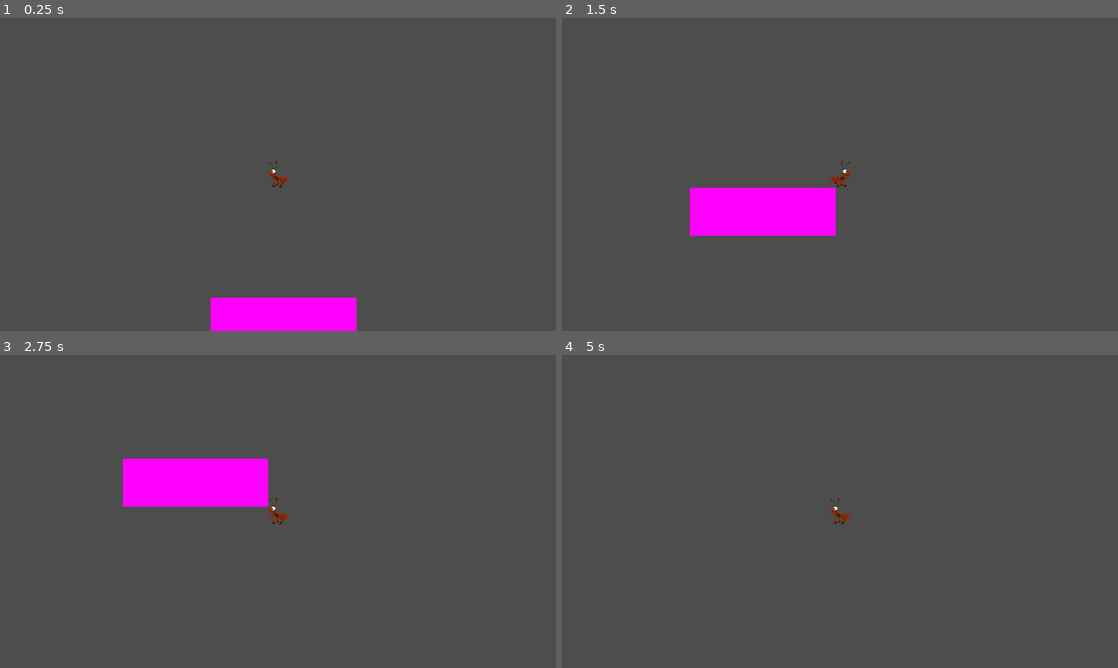
Above: before the commit, frames 1-4 (two rows, left to right).
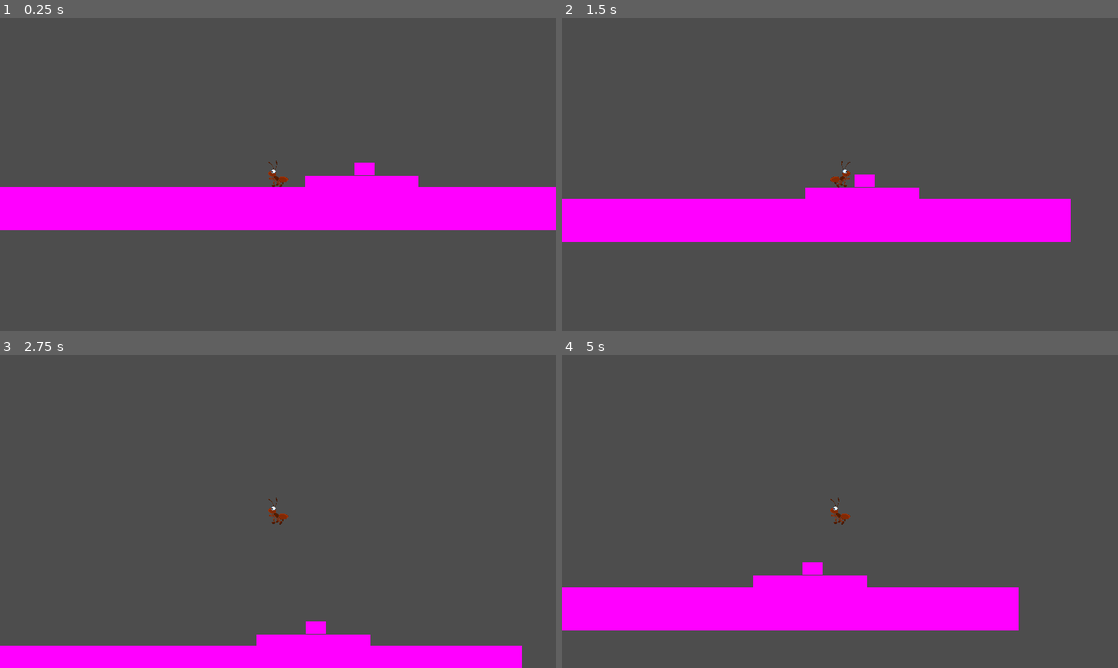
Above: after the commit, the same moments.

Repository: Couleslaw/Mycelium-Dominion-Antfall
Game: Godot game, scene res://Scenes/jumpking/jumpking.tscn
Two runs of this game, one before a commit and one after it. Both use one fixed random seed, a clock stepped at 60 frames per second and the inputs below. The project has no main scene, so this scene is started directly.
Inputs:
- Up to frame 1 (0.25 s): no input
- Up to frame 2 (1.5 s): hold Right (ui_right) from 0.53 s (still down); tap Up (ui_up) at 0.77 s
- Up to frame 3 (2.75 s): tap Up (ui_up) at 1.52 s; release Right (ui_right) at 2.03 s; hold Left (ui_left) from 2.03 s (still down)
- Up to frame 4 (5 s): release Left (ui_left) at 2.78 s; hold Right (ui_right) 2.78-4.28 s; tap Up (ui_up) at 3.02, 3.77, 4.52 s; hold Left (ui_left) from 4.28 s (still down)

The runs differ from the first frame. In frame 1, 17% of the frame differs, in the area x 0-100%, y 46-100%; in frame 2, 11%; in frame 3, 12%; in frame 4, 12%.

Commit message:
add jumper

Diff:
--- a/game-files/Scenes/jumpking/ant.gd
+++ b/game-files/Scenes/jumpking/ant.gd
@@ -2,7 +2,7 @@
 
 
 const SPEED = 300.0
-const JUMP_VELOCITY = -400.0
+const JUMP_VELOCITY = -300.0
 @onready var sprite = $AnimatedSprite2D
 
 # Get the gravity from the project settings to be synced with RigidBody nodes.
@@ -18,6 +18,8 @@
 	if Input.is_action_just_pressed("ui_up") and is_on_floor():
 		velocity.y = JUMP_VELOCITY
 
+
+
 	# Get the input direction and handle the movement/deceleration.
 	# As good practice, you should replace UI actions with custom gameplay actions.
 	var direction = Input.get_axis("ui_left", "ui_right")
@@ -31,3 +33,6 @@
 		velocity.x = move_toward(velocity.x, 0, SPEED)
 
 	move_and_slide()
+
+func catapult():
+	velocity.y = JUMP_VELOCITY*3
--- a/game-files/Scenes/jumpking/ant.tscn
+++ b/game-files/Scenes/jumpking/ant.tscn
@@ -17,7 +17,7 @@
 "speed": 4.0
 }]
 
-[node name="CharacterBody2D" type="CharacterBody2D"]
+[node name="Player" type="CharacterBody2D"]
 script = ExtResource("1_xfgj3")
 
 [node name="CollisionShape2D" type="CollisionShape2D" parent="."]
@@ -29,6 +29,6 @@
 position = Vector2(0.999999, -0.999999)
 scale = Vector2(0.05, 0.05)
 sprite_frames = SubResource("SpriteFrames_mre8q")
-frame_progress = 0.0536914
+frame_progress = 0.267051
 
 [node name="Camera2D" type="Camera2D" parent="."]
--- /dev/null
+++ b/game-files/Scenes/jumpking/jumper.gd
@@ -0,0 +1,18 @@
+extends Sprite2D
+
+
+# Called when the node enters the scene tree for the first time.
+func _ready():
+	pass # Replace with function body.
+
+
+# Called every frame. 'delta' is the elapsed time since the previous frame.
+func _process(delta):
+	pass
+
+
+
+
+func _on_area_2d_body_entered(body):
+	if body.name == "Player":
+		body.catapult()
--- /dev/null
+++ b/game-files/Scenes/jumpking/jumper.tscn
@@ -0,0 +1,21 @@
+[gd_scene load_steps=4 format=3 uid="uid://bxsjdmp33muos"]
+
+[ext_resource type="Script" path="res://Scenes/jumpking/jumper.gd" id="1_qy0vd"]
+
+[sub_resource type="PlaceholderTexture2D" id="PlaceholderTexture2D_jlrkf"]
+
+[sub_resource type="RectangleShape2D" id="RectangleShape2D_3kqx4"]
+size = Vector2(1.00179, 1.02029)
+
+[node name="jumper" type="Sprite2D"]
+scale = Vector2(69.875, 43.125)
+texture = SubResource("PlaceholderTexture2D_jlrkf")
+script = ExtResource("1_qy0vd")
+
+[node name="Area2D" type="Area2D" parent="."]
+
+[node name="CollisionShape2D" type="CollisionShape2D" parent="Area2D"]
+position = Vector2(2.72966e-08, -4.42284e-08)
+shape = SubResource("RectangleShape2D_3kqx4")
+
+[connection signal="body_entered" from="Area2D" to="." method="_on_area_2d_body_entered"]
--- /dev/null
+++ b/game-files/Scenes/jumpking/jumpking.gd
@@ -0,0 +1,16 @@
+extends Node2D
+
+
+func set_camera_limits():
+	var map_limits = $StaticBody2D/Border.position.x  # $TileMap.get_used_rect()
+	$Player/Camera2D.limit_left = map_limits
+
+
+# Called when the node enters the scene tree for the first time.
+func _ready():
+	set_camera_limits()
+
+
+# Called every frame. 'delta' is the elapsed time since the previous frame.
+func _process(delta):
+	pass
--- a/game-files/Scenes/jumpking/jumpking.tscn
+++ b/game-files/Scenes/jumpking/jumpking.tscn
@@ -1,29 +1,48 @@
-[gd_scene load_steps=5 format=3 uid="uid://3hglaqyo0qi8"]
+[gd_scene load_steps=9 format=3 uid="uid://3hglaqyo0qi8"]
 
+[ext_resource type="Script" path="res://Scenes/jumpking/jumpking.gd" id="1_bsgj3"]
 [ext_resource type="PackedScene" uid="uid://bk7e1pep2aiqg" path="res://Scenes/jumpking/ant.tscn" id="1_iptl5"]
+[ext_resource type="PackedScene" uid="uid://2ux78gphwwy7" path="res://Scenes/jumpking/platforma.tscn" id="3_3mrt7"]
+[ext_resource type="PackedScene" uid="uid://bxsjdmp33muos" path="res://Scenes/jumpking/jumper.tscn" id="4_8hm4c"]
 
 [sub_resource type="RectangleShape2D" id="RectangleShape2D_ru14t"]
-size = Vector2(778.5, 296)
+size = Vector2(2127, 296)
 
 [sub_resource type="BoxMesh" id="BoxMesh_upou4"]
 size = Vector3(20, 20, 1)
 
-[sub_resource type="PlaceholderTexture2D" id="PlaceholderTexture2D_xsvcu"]
+[sub_resource type="PlaceholderTexture2D" id="PlaceholderTexture2D_1xhec"]
+
+[sub_resource type="WorldBoundaryShape2D" id="WorldBoundaryShape2D_s4h0y"]
+normal = Vector2(1, 0)
+distance = -153.0
 
 [node name="Jumpking" type="Node2D"]
+script = ExtResource("1_bsgj3")
 
-[node name="CharacterBody2D" parent="." instance=ExtResource("1_iptl5")]
-position = Vector2(504, 235)
+[node name="Player" parent="." instance=ExtResource("1_iptl5")]
+position = Vector2(10, -2)
 
 [node name="StaticBody2D" type="StaticBody2D" parent="."]
-position = Vector2(163, 47)
+position = Vector2(153, 64)
 
 [node name="CollisionShape2D" type="CollisionShape2D" parent="StaticBody2D"]
-position = Vector2(221.75, 793)
+position = Vector2(-167, 149)
 shape = SubResource("RectangleShape2D_ru14t")
 
-[node name="MeshInstance2D" type="MeshInstance2D" parent="StaticBody2D"]
-position = Vector2(360, 729)
-scale = Vector2(25.15, 8.25)
+[node name="MeshInstance2D" type="MeshInstance2D" parent="StaticBody2D/CollisionShape2D"]
+position = Vector2(48, -75.25)
+scale = Vector2(98.6, 7.425)
 mesh = SubResource("BoxMesh_upou4")
-texture = SubResource("PlaceholderTexture2D_xsvcu")
+texture = SubResource("PlaceholderTexture2D_1xhec")
+
+[node name="Border" type="CollisionShape2D" parent="StaticBody2D"]
+position = Vector2(-951, 58)
+shape = SubResource("WorldBoundaryShape2D_s4h0y")
+
+[node name="Sprite2D" parent="StaticBody2D" instance=ExtResource("3_3mrt7")]
+position = Vector2(147, 22)
+scale = Vector2(392, 123.5)
+
+[node name="jumper" parent="StaticBody2D" instance=ExtResource("4_8hm4c")]
+position = Vector2(155, -64)
--- /dev/null
+++ b/game-files/Scenes/jumpking/platforma.tscn
@@ -0,0 +1,16 @@
+[gd_scene load_steps=3 format=3 uid="uid://2ux78gphwwy7"]
+
+[sub_resource type="PlaceholderTexture2D" id="PlaceholderTexture2D_ph7ac"]
+
+[sub_resource type="RectangleShape2D" id="RectangleShape2D_wgmww"]
+size = Vector2(1, 1)
+
+[node name="Sprite2D" type="Sprite2D"]
+scale = Vector2(100, 20)
+texture = SubResource("PlaceholderTexture2D_ph7ac")
+
+[node name="StaticBody2D" type="StaticBody2D" parent="."]
+
+[node name="CollisionShape2D" type="CollisionShape2D" parent="StaticBody2D"]
+position = Vector2(1.19209e-08, -2.38419e-08)
+shape = SubResource("RectangleShape2D_wgmww")
